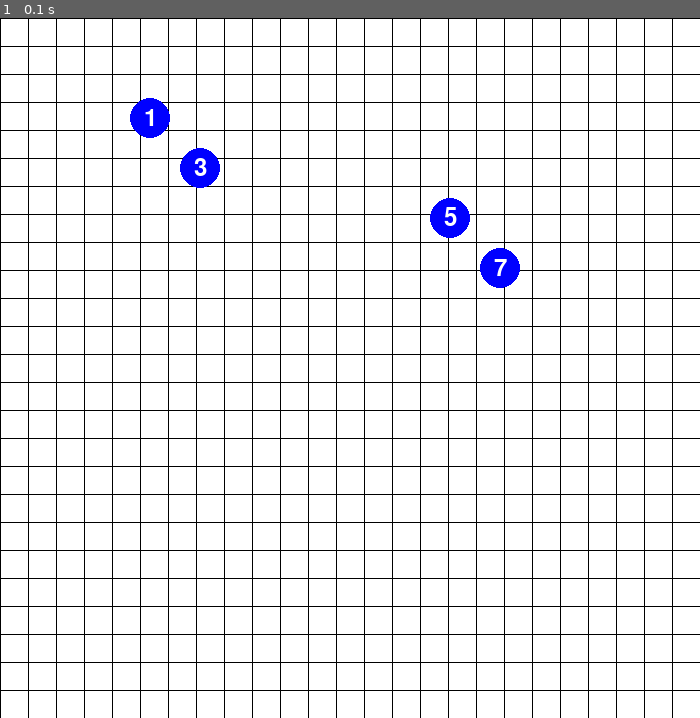
Above: before the commit, frame 1.
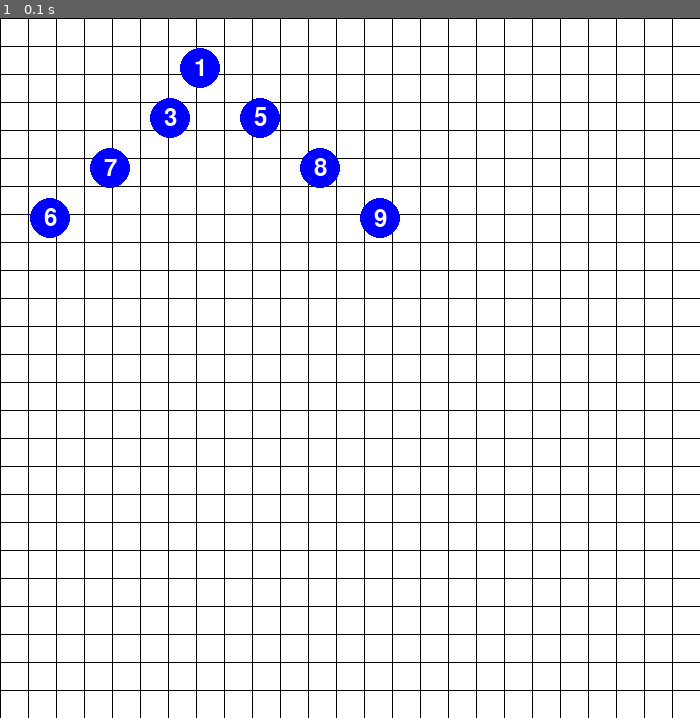
Above: after the commit, the same moment.

Repository: SantiagoAguilar10/Heap-Visualizer-Pygame
Game: pygame game, started from heap.py
Two runs of this game, one before a commit and one after it. Both use one fixed random seed, a clock stepped at 60 frames per second and the inputs below.
Inputs:
- Up to frame 1 (0.1 s): no input

The runs differ from the first frame. In frame 1, 2.4% of the frame differs, in the area x 4-75%, y 4-39%.

Commit message:
Fixed Positions

Diff:
--- a/heap.py
+++ b/heap.py
@@ -63,9 +63,10 @@
         y -= CELL_SIZE + 10
 
 def draw_node():
-    coor_y = 100
+    coor_y = 50
     counter = 0
-    coor_x = 150
+    coor_x = 200
+    k = 1
     for i in heap:
         pygame.draw.circle(screen, BLUE, (coor_x, coor_y), 20)
         font = pygame.font.Font(None, 36)
@@ -73,15 +74,13 @@
         text_rect = text.get_rect(center=(coor_x, coor_y))
         screen.blit(text, text_rect)
         counter += 1
-        coor_x += 150
-        coor_y += 50
+        coor_x = 200
         if counter%2 == 0:
-            coor_x += 100
+            coor_x += 30*k
         else:
-            coor_x -= 100
-
-
-
+            coor_x -= 30*k
+            coor_y += 50
+        k +=1
 
 
 
